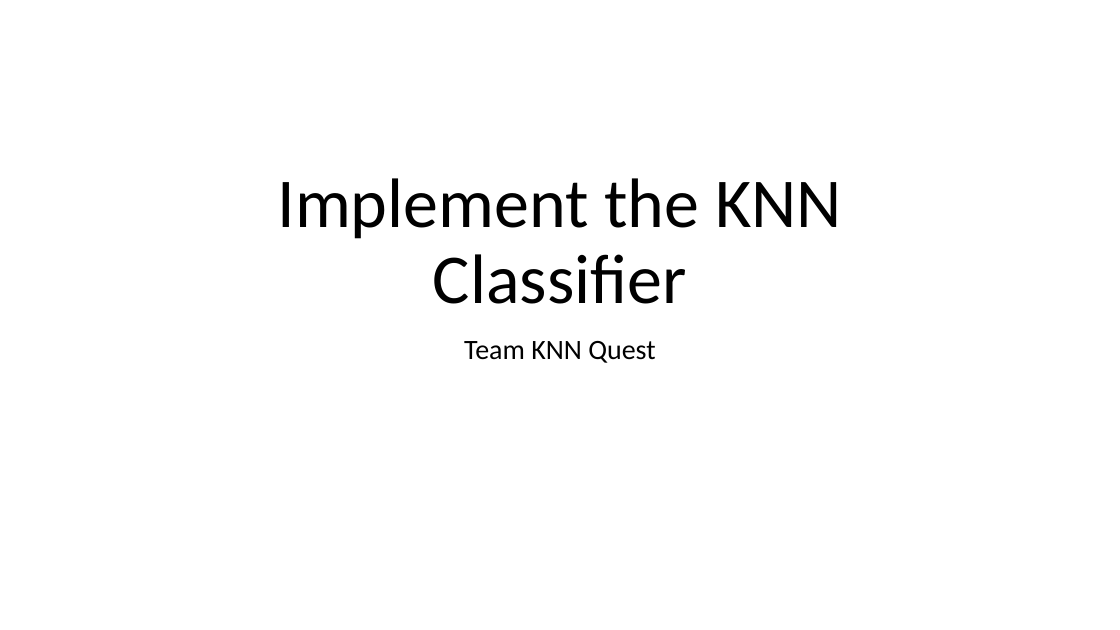
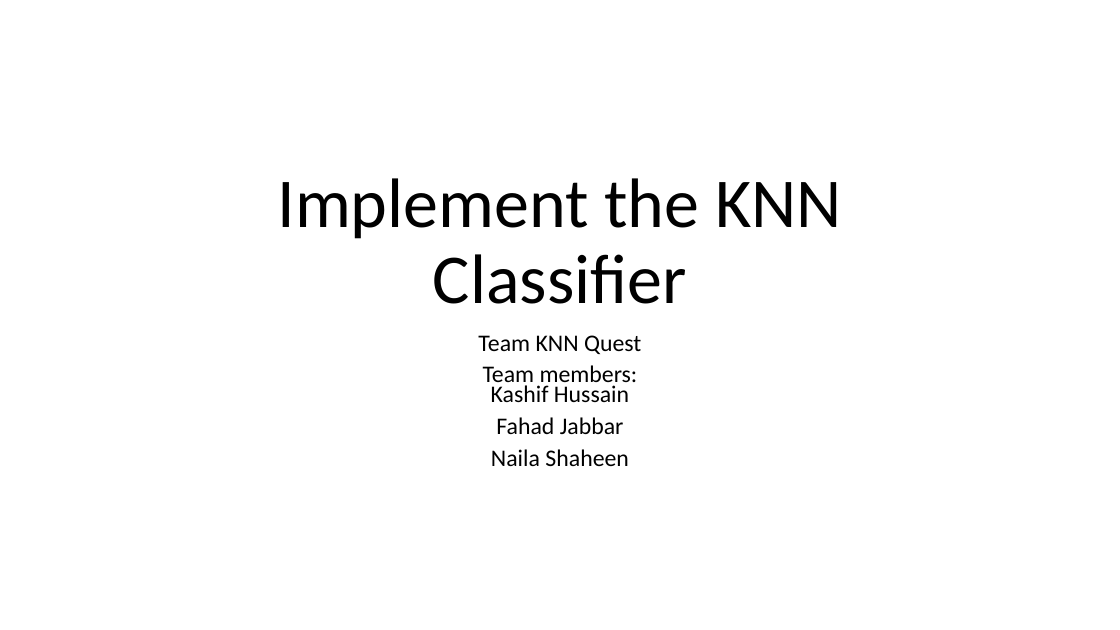
Before and after one commit to Fahad-Jabbar/neocortexapi, a slide deck: slide 1 of source/MySEProject/Documentation/Implement_the_KNN__Classifier_KNN_Quest.pptx. Drawn at 1120x630 pixels with LibreOffice and Linux fonts; fonts in the diff are those of the drawing. Boxes give left, top, right and bottom in pixels: in the first picture for what was removed or moved away, otherwise in the second. Text is boxed around its words. In the diff, an @@ line names an element or a change of style, - is before the commit and + after.

Commit message:
Addding content to the pptx

```diff
--- a/source/MySEProject/Documentation/Implement_the_KNN__Classifier_KNN_Quest.pptx
+++ b/source/MySEProject/Documentation/Implement_the_KNN__Classifier_KNN_Quest.pptx
@@ subtitle at <box>478,335,641,354</box>: size 24 to 20.4 pt in "Team KNN Quest"; line spacing 0.9 to 0.7 @@
@@ subtitle at <box>483,365,638,466</box>: paragraphs added @@
+Team members:
+Kashif Hussain
+Fahad Jabbar
+Naila Shaheen
```
